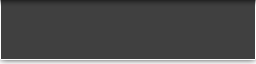
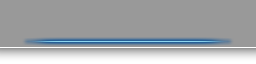
Before/after of a 256x64 layered artwork. What changed in the layer stack:
added layer "divider center copy 2" above "Layer 3" over [25,41,231,42]
added layer "Layer 3" above "Layer 1" over [0,0,256,47]
hid "Layer 1" over [1,0,255,59]
